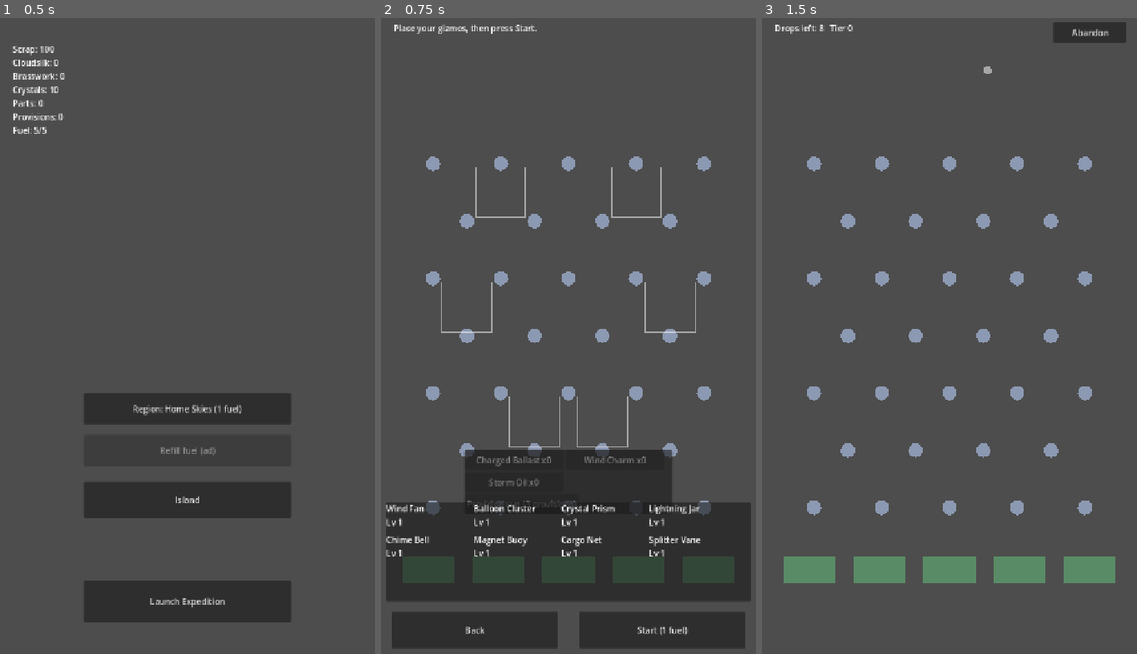
Above: before the commit, frames 1-3 (left to right).
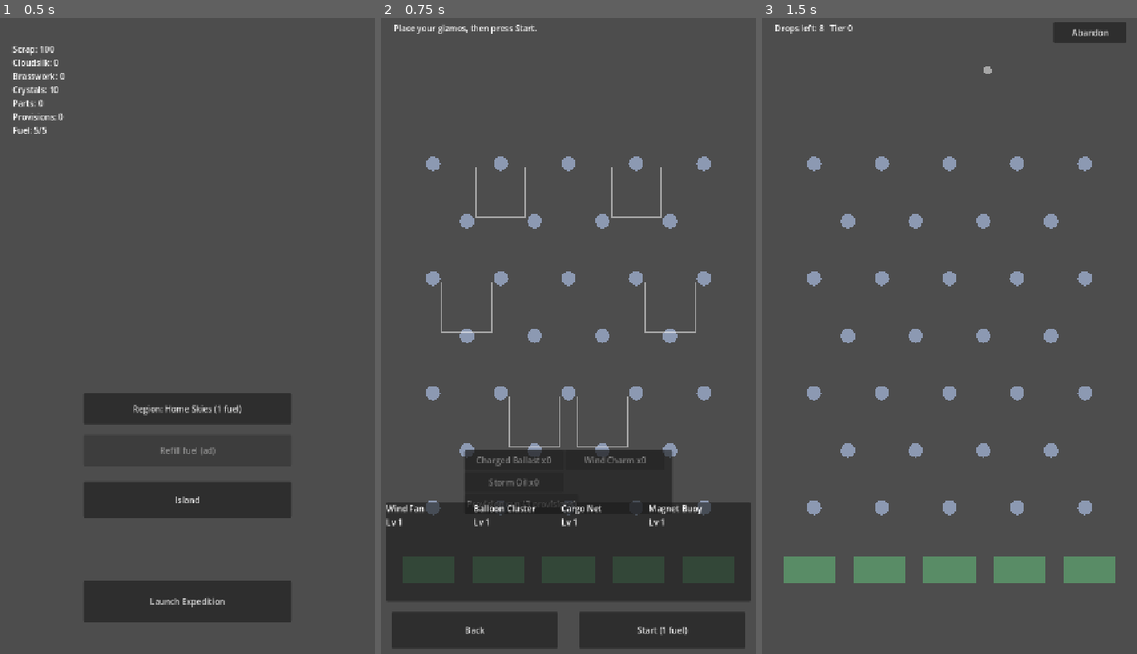
Above: after the commit, the same moments.

Repository: Graydyn/windfall-isle
Game: Godot game, scene res://game/main.tscn
Two runs of this game, one before a commit and one after it. Both use one fixed random seed, a clock stepped at 60 frames per second and the inputs below.
Inputs:
- Up to frame 1 (0.5 s): no input
- Up to frame 2 (0.75 s): click "Launch Expedition" at 0.5 s
- Up to frame 3 (1.5 s): click "Start (1 fuel)" at 1.25 s

Frame 1 is identical in both runs. In frame 2, 0.7% of the frame differs, in the area x 1-86%, y 76-85%; in frame 3, nothing differs.

Commit message:
feat: starting inventory shrinks to the common gizmos
Co-Authored-By: Claude Haiku 4.5 <noreply@anthropic.com>

Diff:
--- a/game/data/gizmos.json
+++ b/game/data/gizmos.json
@@ -2,12 +2,8 @@
 	"starting_inventory": {
 		"wind_fan": 1,
 		"balloon_cluster": 1,
-		"crystal_prism": 1,
-		"lightning_jar": 1,
-		"chime_bell": 1,
-		"magnet_buoy": 1,
 		"cargo_net": 1,
-		"splitter_vane": 1
+		"magnet_buoy": 1
 	},
 	"craft_max_level": 5,
 	"rarity_unlocks": {
--- a/tests/test_gizmo_rarity_defs.gd
+++ b/tests/test_gizmo_rarity_defs.gd
@@ -45,3 +45,13 @@
 			String(expected[gizmo_id]), gizmo_id)
 	assert_eq((DataDefs.gizmos["defs"] as Dictionary).size(), expected.size(),
 		"a new gizmo must join this tier table deliberately")
+
+
+func test_starting_inventory_is_exactly_the_commons() -> void:
+	var starters: Dictionary = DataDefs.gizmos["starting_inventory"]
+	for gizmo_id in DataDefs.gizmos["defs"]:
+		var rarity := String(((DataDefs.gizmos["defs"] as Dictionary)[gizmo_id] as Dictionary).get("rarity", ""))
+		assert_eq(starters.has(gizmo_id), rarity == "common",
+			"%s: only commons are starters (Plan 13)" % gizmo_id)
+	for gizmo_id in starters:
+		assert_eq(int(starters[gizmo_id]), 1, "starters are granted at level 1")
--- a/tests/test_run_setup.gd
+++ b/tests/test_run_setup.gd
@@ -167,6 +167,7 @@
 	assert_eq(token._get_drag_data(Vector2.ZERO), {"gizmo": "wind_fan", "from_slot": "slot_2"})
 
 func test_saved_loadout_prefills_the_board() -> void:
+	GameState.data["gizmos"]["owned"]["chime_bell"] = 1
 	GizmoLoadout.set_slot(GameState.data["gizmos"], "region_1", "slot_3", "chime_bell")
 	var second = add_child_autofree(RunScene.instantiate())
 	var target := second.get_node("UI/SetupUI/SlotTargets").get_child(3) as SlotTarget
--- a/tests/test_save_schema.gd
+++ b/tests/test_save_schema.gd
@@ -79,11 +79,11 @@
 	var migrated := SaveSchema.migrate(v2, GIZMO_DEFS)
 	assert_eq(migrated["gizmos"]["loadout"], {"region_1": {"slot_0": "wind_fan"}})
 
-func test_current_version_is_eight_and_defaults_grant_eight() -> void:
+func test_current_version_is_eight_and_defaults_grant_the_commons() -> void:
 	assert_eq(SaveSchema.CURRENT_VERSION, 8)
 	var data := SaveSchema.default_data(DEFS, DataDefs.gizmos)
-	assert_eq((data["gizmos"]["owned"] as Dictionary).size(), 8,
-		"the brass gizmos are craft-to-acquire, never starters")
+	assert_eq((data["gizmos"]["owned"] as Dictionary).size(), 4,
+		"only common gizmos are starters; everything else is craft-to-acquire (Plan 13)")
 
 func test_default_data_has_v4_island_shape() -> void:
 	var data := SaveSchema.default_data(DEFS)
